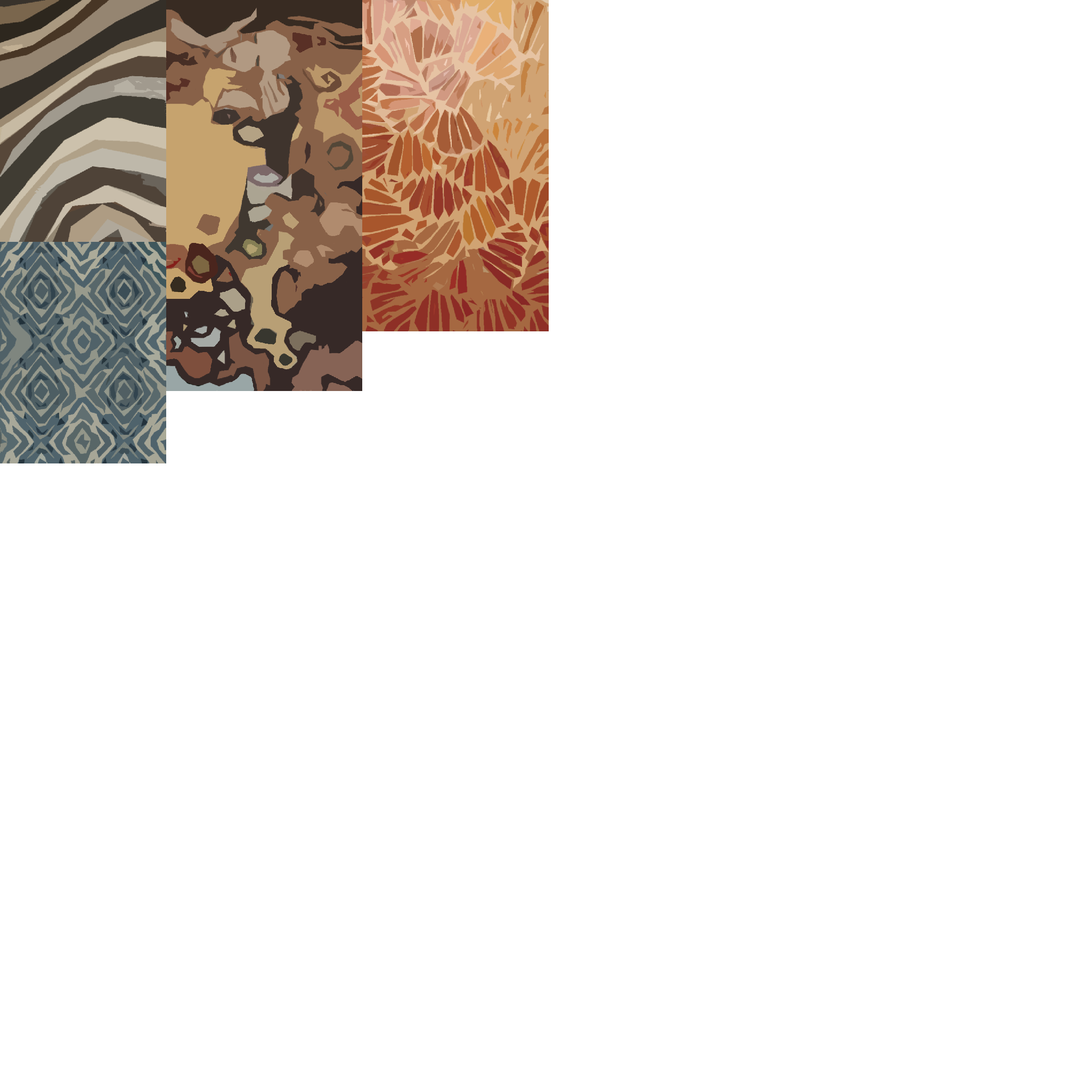
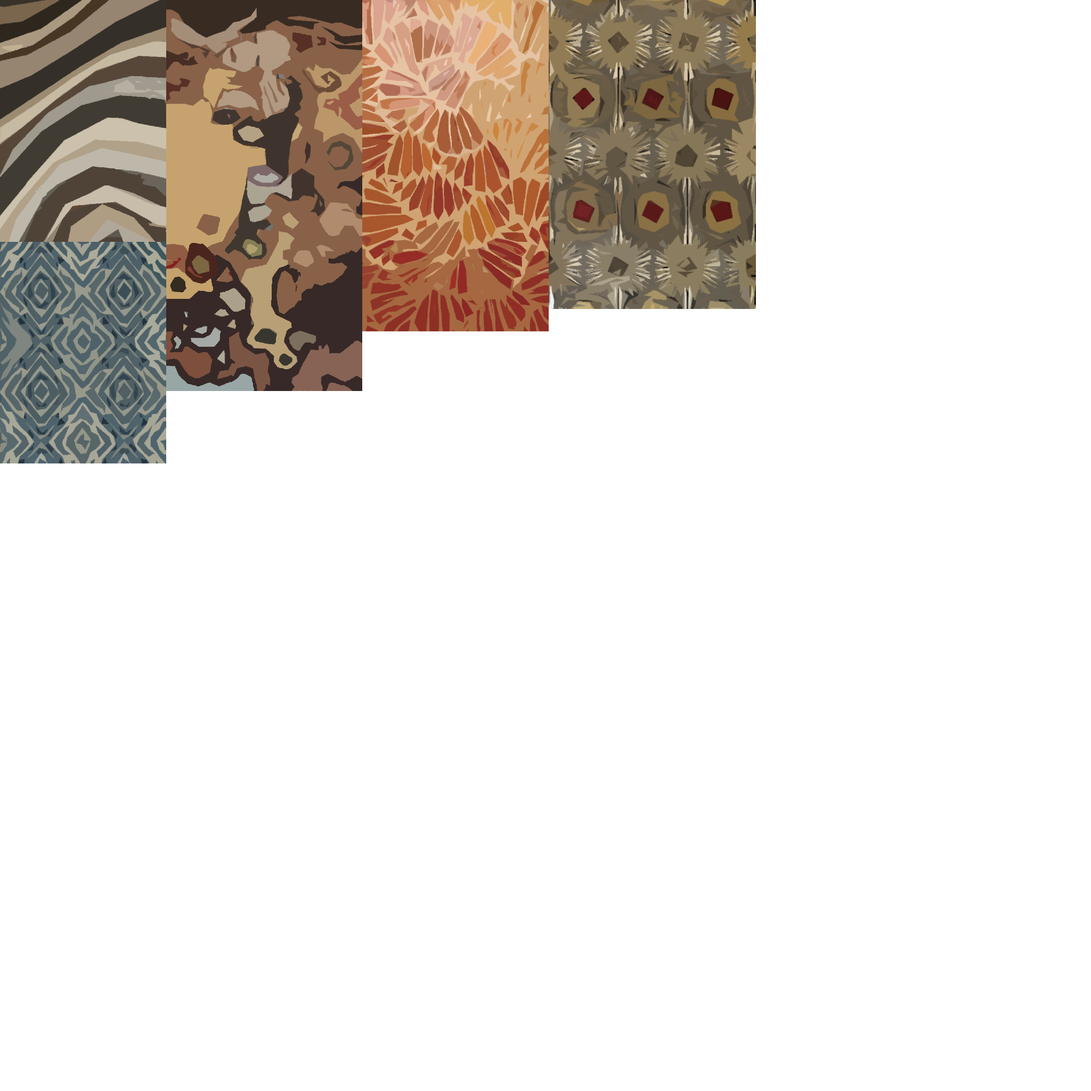
Layers edited between the first and the second (1091, 1091) image:
added layer "Layer 7" above "Layer 6" over [548, 0, 757, 310]
